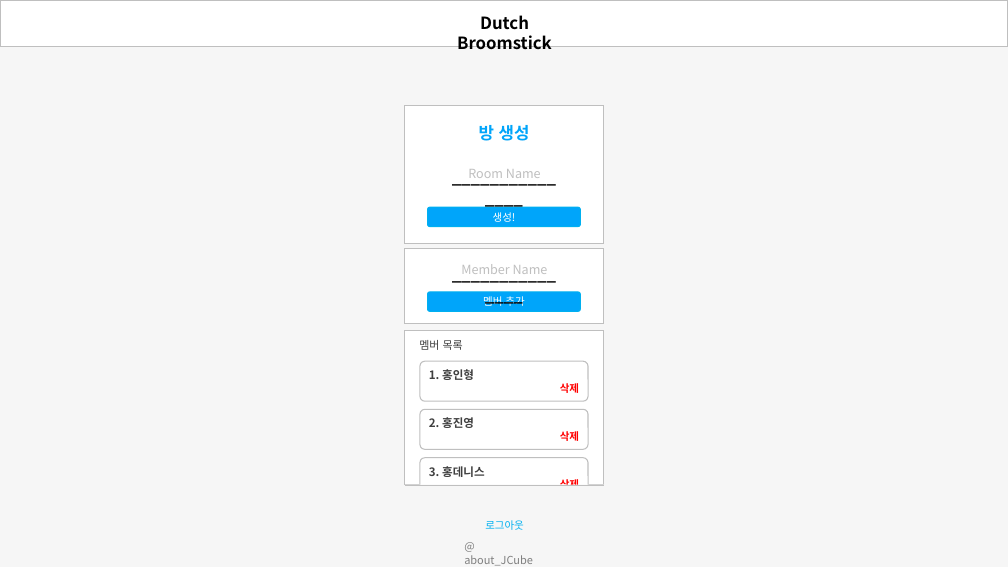
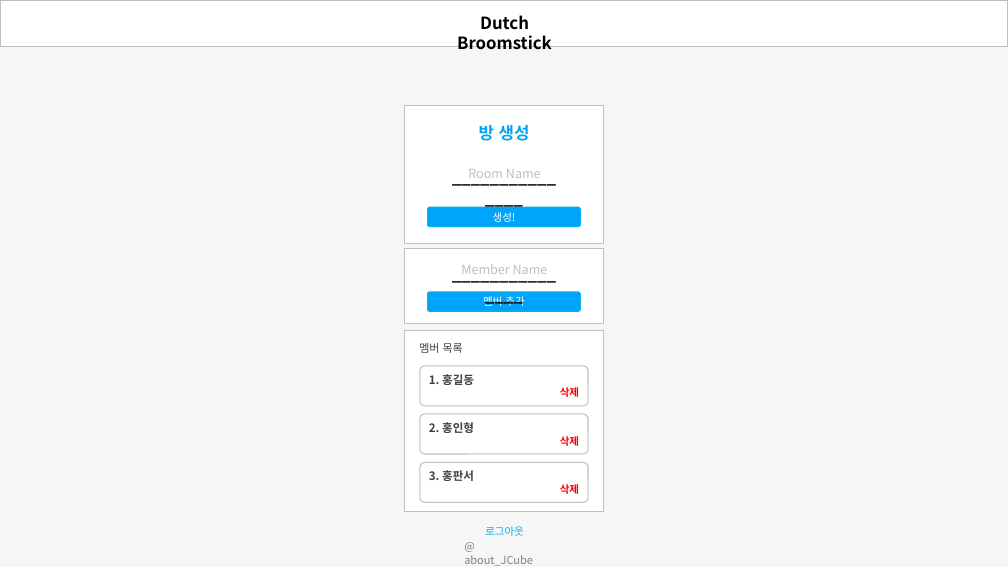
Before and after one commit to jtjun/DutchBroomstick, a slide deck: slide 8 of Documents/Design_Demo.pptx. Drawn at 1008x567 pixels with LibreOffice and Linux fonts; fonts in the diff are those of the drawing. Boxes give left, top, right and bottom in pixels: in the first picture for what was removed or moved away, otherwise in the second. Text is boxed around its words. In the diff, an @@ line names an element or a change of style, - is before the commit and + after.

```diff
--- a/Documents/Design_Demo.pptx
+++ b/Documents/Design_Demo.pptx
@@ rectangle: place and size @@
-rectangle at bbox=[405, 330, 603, 485]
+rectangle at bbox=[405, 330, 603, 521]
@@ text in rounded rectangle at bbox=[429, 374, 474, 385]: text changed @@
-1. 홍인형
+1. 홍길동
@@ text in rounded rectangle at bbox=[429, 422, 474, 433]: text changed @@
-2. 홍진영
+2. 홍인형
@@ text in rounded rectangle at bbox=[429, 470, 474, 481]: text changed @@
-3. 홍데니스
+3. 홍판서
@@ rectangle: place and size @@
-rectangle at bbox=[405, 485, 604, 506]
+rectangle at bbox=[395, 513, 614, 534]
@@ line moved from (405, 485) - (604, 485) to (405, 512) - (604, 512) @@
@@ 3 rounded rectangles, 1 text: place and size @@
-3 rounded rectangles, 1 text at bbox=[420, 361, 588, 530]
+3 rounded rectangles, 1 text at bbox=[420, 366, 588, 536]
```
Also in this commit, not shown: 3 other slides changed, 1 slide added, 2 slides removed.
